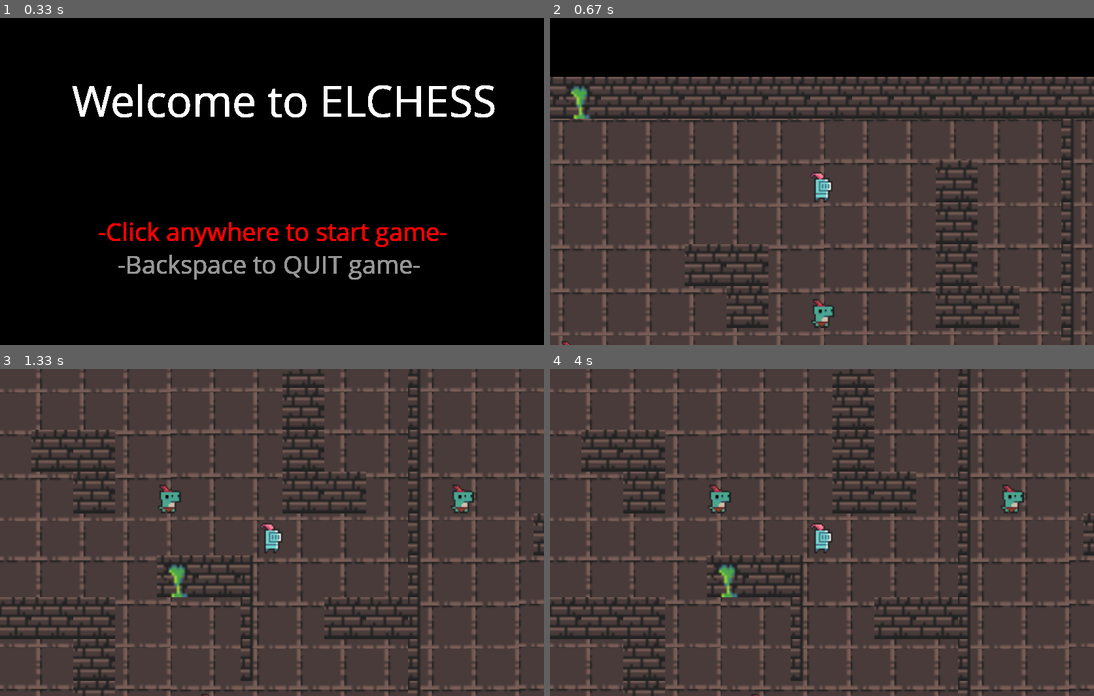
Above: before the commit, frames 1-4 (two rows, left to right).
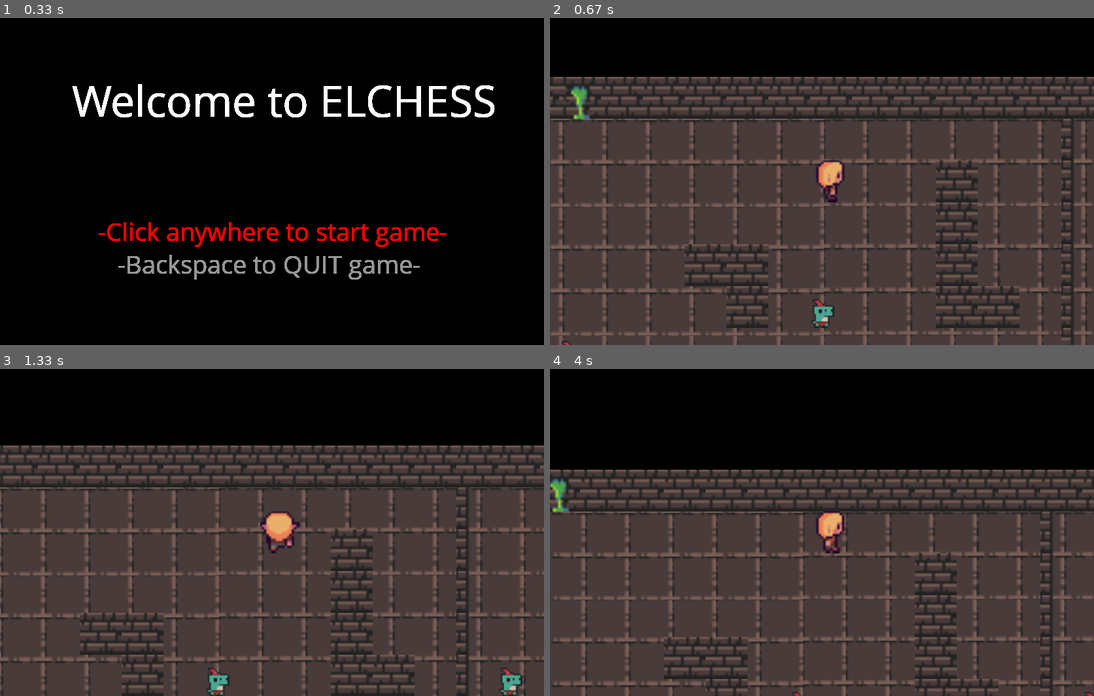
Above: after the commit, the same moments.

Repository: kobemaristela/ElChess
Game: pygame game, started from Map/rpg_game.py
The game is run twice, just before and just after one commit, with the same random seed, the same clock (stepped at 60 frames per second) and the same inputs.
Inputs (mouse positions are in pixels of both pictures, inside the frame that each line leads up to):
- Up to frame 1 (0.33 s): no input
- Up to frame 2 (0.67 s): click (822, 181) at 0.38 s
- Up to frame 3 (1.33 s): hold Right 0.67-1.13 s; hold Up from 1.17 s (still down)
- Up to frame 4 (4 s): release Up at 1.47 s; hold Right 1.5-1.97 s; hold Left 2-2.53 s; hold Down 2.57-2.87 s; hold Left 2.9-3.3 s; hold Up 3.33-3.7 s; hold Right from 3.73 s (still down)

Frame 1 is identical in both runs. In frame 2, 0.6% of the frame differs, in the area x 47-55%, y 43-57%; in frame 3, 51%; in frame 4, 54%, in the area x 0-100%, y 0-100%.

Commit message:
fixed wall bugs and figured out path issues

Diff:
--- a/Map/hero.py
+++ b/Map/hero.py
@@ -1,6 +1,7 @@
 import pygame
 import random
 import os
+import pathlib
 from support import import_folder
 from pygame.locals import (
     RLEACCEL,
@@ -17,9 +18,10 @@
 class Hero(pygame.sprite.Sprite):
     def __init__(self, position, groups, name, obstacle_sprites, level=1, hp=3):
         super().__init__(groups)
-        self.image = pygame.image.load(os.pardir + '/Graphics-Audio/knight_player.png').convert_alpha()
+        self.image = pygame.image.load(pathlib.Path(__file__).parent.parent / 'Graphics-Audio/knight_player.png').convert_alpha()
         self.rect = self.image.get_rect(topleft = position)
-
+        print('\n')
+        print(pathlib.Path(__file__).parent.parent / 'Graphics-Audio/knight_player.png')
         self.hitbox = self.rect
         self.import_player_assets()
         self.status = 'right'
@@ -67,7 +69,7 @@
             self.direction.x = 0
 
     def import_player_assets(self):
-        player_path = './Graphics-Audio/player/'
+        player_path = os.pardir + '/Graphics-Audio/player/'
         self.animations = {'right_idle': [], 'left_idle': [], 'up_idle': [], 'down_idle': [],
                             'right': [], 'left': [], 'up': [], 'down': []}
         for animation in self.animations.keys():
@@ -87,7 +89,7 @@
             self.frame_index = 0
         if animation:
             self.image = animation[int(self.frame_index)]
-        self.rect = self.image.get_rect(center=self.hitbox.center)
+
 
     def move(self, speed):
         if self.direction.magnitude() != 0:
@@ -98,13 +100,8 @@
         self.collision("vertical")
 
 
-        self.hitbox.x += self.direction.x * speed
-        self.hitbox.y += self.direction.y * speed
-
-
-
     def collision(self, direction):
-        collided_sprites = pygame.sprite.spritecollide(self, self.obstacle_sprites, False)
+        collided_sprites = pygame.sprite.spritecollide(self, self.obstacle_sprites, False, pygame.sprite.collide_rect_ratio(1))
         for sprite in collided_sprites:
             if direction == "horizontal":
                 if self.direction.x > 0:
@@ -123,4 +120,5 @@
     def update(self):
         self.keyboard_input()
         self.get_status()
+        self.animate()
         self.move(self.speed)
--- a/Map/rpg_game.py
+++ b/Map/rpg_game.py
@@ -4,7 +4,7 @@
 from map_constants import *
 from map_tiles import Map
 from map_tiles import Button
-
+from pathlib import Path
 
 class Game:
     def __init__(self) -> None:
